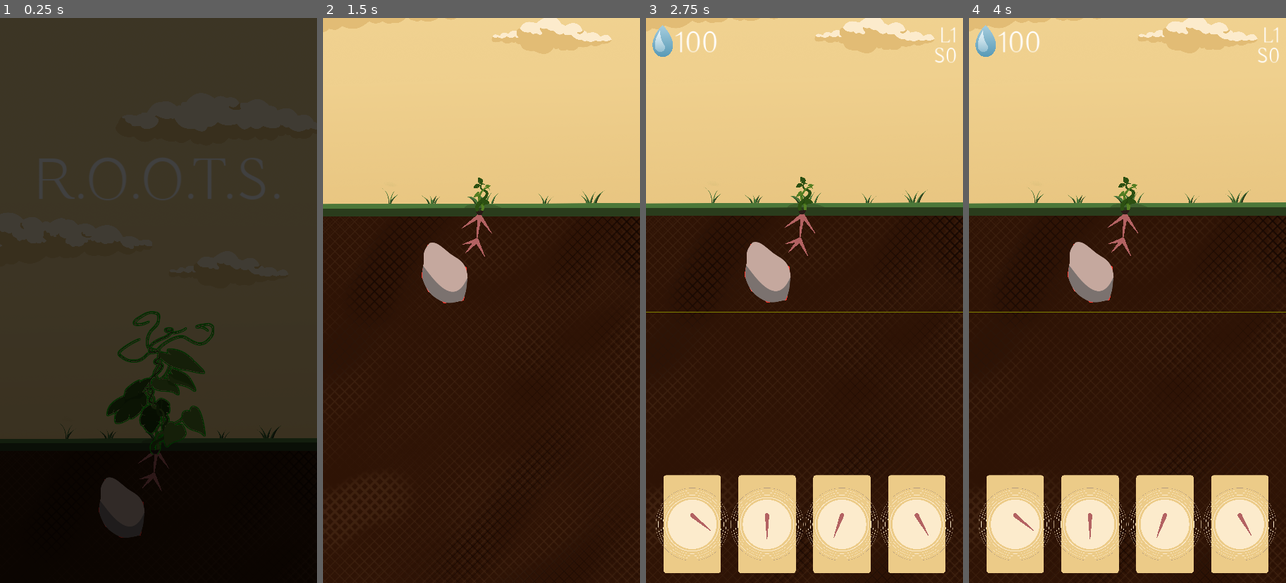
Above: before the commit, frames 1-4 (left to right).
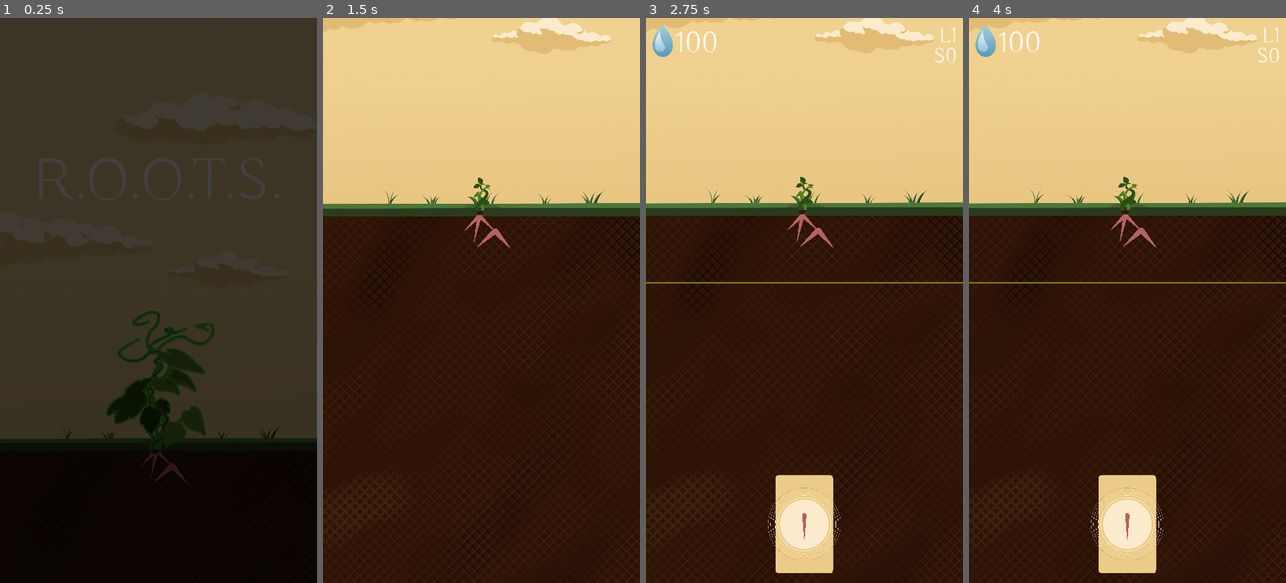
Above: after the commit, the same moments.

Repository: Disablak/ggj23
Game: Godot game, scene res://Main.tscn
The game is run twice, just before and just after one commit, with the same random seed, the same clock (stepped at 60 frames per second) and the same inputs.
Inputs (mouse positions are in pixels of both pictures, inside the frame that each line leads up to):
- Up to frame 1 (0.25 s): no input
- Up to frame 2 (1.5 s): click (478, 379) at 0.5 s; drag from (478, 266) to (513, 176) at 1.27 s
- Up to frame 3 (2.75 s): drag from (801, 221) to (788, 413) at 2.02 s
- Up to frame 4 (4 s): move the mouse to (1124, 221) at 2.77 s; click (1124, 221) at 2.92 s; tap Enter at 3.5 s; drag from (1121, 249) to (1032, 215) at 3.52 s

The runs differ from the first frame. In frame 1, 1.3% of the frame differs, in the area x 31-60%, y 76-92%; in frame 2, 1.4%; in frame 3, 14%, in the area x 0-100%, y 34-99%; in frame 4, 14%.

Commit message:
8 levels

Diff:
--- a/Main.tscn
+++ b/Main.tscn
@@ -7,11 +7,16 @@
 [ext_resource type="PackedScene" uid="uid://cf3judo7gtoat" path="res://levels/Level1.tscn" id="3_5cek2"]
 [ext_resource type="PackedScene" uid="uid://bppntwk0041qs" path="res://levels/Level2.tscn" id="4_10t4c"]
 [ext_resource type="PackedScene" uid="uid://baq6cf3kb3y38" path="res://levels/Level3.tscn" id="5_she3j"]
+[ext_resource type="PackedScene" uid="uid://cmyhlhf3dtbva" path="res://levels/Level4.tscn" id="6_i4mgm"]
+[ext_resource type="PackedScene" uid="uid://c8771sed1gxm8" path="res://levels/Level5.tscn" id="7_yjc6g"]
+[ext_resource type="PackedScene" uid="uid://d0xw281xd003w" path="res://levels/Level6.tscn" id="8_d6v7r"]
+[ext_resource type="PackedScene" uid="uid://hsqh71mwy6rv" path="res://levels/Level7.tscn" id="9_epe01"]
+[ext_resource type="PackedScene" uid="uid://cvt1mvojyppj0" path="res://levels/Level8.tscn" id="10_dm6un"]
 
 [node name="Main" type="Node2D"]
 script = ExtResource("1_t3ajk")
-level_id = 3
-levels = Array[PackedScene]([ExtResource("2_s1o58"), ExtResource("3_5cek2"), ExtResource("4_10t4c"), ExtResource("5_she3j")])
+level_id = 1
+levels = Array[PackedScene]([ExtResource("2_s1o58"), ExtResource("3_5cek2"), ExtResource("4_10t4c"), ExtResource("5_she3j"), ExtResource("6_i4mgm"), ExtResource("7_yjc6g"), ExtResource("8_d6v7r"), ExtResource("9_epe01"), ExtResource("10_dm6un")])
 
 [node name="RootController" parent="." instance=ExtResource("1_s3a7g")]
 
--- a/levels/Level3.tscn
+++ b/levels/Level3.tscn
@@ -5,6 +5,7 @@
 [ext_resource type="PackedScene" uid="uid://bih7q4qe873ha" path="res://scenes/obstacles/obs_rock_mini.tscn" id="3_0edwp"]
 
 [node name="Level" instance=ExtResource("1_gursp")]
+count_variant = 3
 
 [node name="Line2D" parent="Stick" index="3"]
 points = PackedVector2Array(2.08165e-12, 2.08165e-12, 42, 60)
@@ -37,7 +38,7 @@
 points = PackedVector2Array(2.08165e-12, 2.08165e-12, -48, 13)
 
 [node name="Obstacle" parent="." index="11" instance=ExtResource("3_0edwp")]
-position = Vector2(417, 864)
+position = Vector2(393, 910)
 
 [editable path="Stick"]
 [editable path="Stick2"]
--- /dev/null
+++ b/levels/Level4.tscn
@@ -0,0 +1,16 @@
+[gd_scene load_steps=3 format=3 uid="uid://cmyhlhf3dtbva"]
+
+[ext_resource type="PackedScene" uid="uid://dqip1rqf4uu1v" path="res://levels/LevelBase.tscn" id="1_pgu72"]
+[ext_resource type="PackedScene" uid="uid://b3pvxu7rchdmk" path="res://scenes/obstacles/obstacle_scull.tscn" id="2_kwimj"]
+
+[node name="Level" instance=ExtResource("1_pgu72")]
+
+[node name="LowerEdge" parent="." index="3"]
+points = PackedVector2Array(-200, 1100, 1200, 1100)
+
+[node name="Obstacle" parent="." index="8" instance=ExtResource("2_kwimj")]
+position = Vector2(535, 982)
+
+[editable path="Stick"]
+[editable path="Stick2"]
+[editable path="Stick3"]
--- /dev/null
+++ b/levels/Level5.tscn
@@ -0,0 +1,20 @@
+[gd_scene load_steps=4 format=3 uid="uid://c8771sed1gxm8"]
+
+[ext_resource type="PackedScene" uid="uid://dqip1rqf4uu1v" path="res://levels/LevelBase.tscn" id="1_7tuln"]
+[ext_resource type="PackedScene" uid="uid://buvqpsva2ldrj" path="res://scenes/obstacles/obs_rock_mini2.tscn" id="2_8gciu"]
+[ext_resource type="PackedScene" uid="uid://bh8qffo130xtc" path="res://scenes/obstacles/obs_rock_mini3.tscn" id="3_0r48q"]
+
+[node name="Level" instance=ExtResource("1_7tuln")]
+
+[node name="LowerEdge" parent="." index="3"]
+points = PackedVector2Array(-200, 1100, 1200, 1100)
+
+[node name="Obstacle" parent="." index="8" instance=ExtResource("2_8gciu")]
+position = Vector2(649, 965)
+
+[node name="Obstacle2" parent="." index="9" instance=ExtResource("3_0r48q")]
+position = Vector2(452, 948)
+
+[editable path="Stick"]
+[editable path="Stick2"]
+[editable path="Stick3"]
--- /dev/null
+++ b/levels/Level6.tscn
@@ -0,0 +1,20 @@
+[gd_scene load_steps=4 format=3 uid="uid://d0xw281xd003w"]
+
+[ext_resource type="PackedScene" uid="uid://dqip1rqf4uu1v" path="res://levels/LevelBase.tscn" id="1_o8uq1"]
+[ext_resource type="PackedScene" uid="uid://cve7imko07rek" path="res://scenes/obstacles/obs_rock_big2.tscn" id="2_o6y16"]
+[ext_resource type="PackedScene" uid="uid://bih7q4qe873ha" path="res://scenes/obstacles/obs_rock_mini.tscn" id="3_pha5x"]
+
+[node name="Level" instance=ExtResource("1_o8uq1")]
+
+[node name="LowerEdge" parent="." index="3"]
+points = PackedVector2Array(-200, 1200, 1200, 1200)
+
+[node name="Obstacle" parent="." index="8" instance=ExtResource("2_o6y16")]
+position = Vector2(591, 983)
+
+[node name="Obstacle2" parent="." index="9" instance=ExtResource("3_pha5x")]
+position = Vector2(327, 1025)
+
+[editable path="Stick"]
+[editable path="Stick2"]
+[editable path="Stick3"]
--- /dev/null
+++ b/levels/Level7.tscn
@@ -0,0 +1,24 @@
+[gd_scene load_steps=5 format=3 uid="uid://hsqh71mwy6rv"]
+
+[ext_resource type="PackedScene" uid="uid://dqip1rqf4uu1v" path="res://levels/LevelBase.tscn" id="1_185xx"]
+[ext_resource type="PackedScene" uid="uid://ron7fitmbec7" path="res://scenes/obstacles/obs_murashnik.tscn" id="2_pwji0"]
+[ext_resource type="PackedScene" uid="uid://010iiba8ptlk" path="res://scenes/obstacles/obs_rock_mini4.tscn" id="3_h3yet"]
+[ext_resource type="PackedScene" uid="uid://buvqpsva2ldrj" path="res://scenes/obstacles/obs_rock_mini2.tscn" id="4_e3e3g"]
+
+[node name="Level" instance=ExtResource("1_185xx")]
+
+[node name="LowerEdge" parent="." index="3"]
+points = PackedVector2Array(-200, 1300, 1200, 1300)
+
+[node name="Obstacle" parent="." index="8" instance=ExtResource("2_pwji0")]
+position = Vector2(558, 1023)
+
+[node name="Obstacle2" parent="." index="9" instance=ExtResource("3_h3yet")]
+position = Vector2(902, 1132)
+
+[node name="Obstacle3" parent="." index="10" instance=ExtResource("4_e3e3g")]
+position = Vector2(329, 1228)
+
+[editable path="Stick"]
+[editable path="Stick2"]
+[editable path="Stick3"]
--- /dev/null
+++ b/levels/Level8.tscn
@@ -0,0 +1,21 @@
+[gd_scene load_steps=5 format=3 uid="uid://cvt1mvojyppj0"]
+
+[ext_resource type="PackedScene" uid="uid://dqip1rqf4uu1v" path="res://levels/LevelBase.tscn" id="1_svgbs"]
+[ext_resource type="PackedScene" uid="uid://cwqp6c0dgo51s" path="res://scenes/obstacles/obs_rock_big1.tscn" id="2_f3m0k"]
+[ext_resource type="PackedScene" uid="uid://cve7imko07rek" path="res://scenes/obstacles/obs_rock_big2.tscn" id="3_0eovp"]
+[ext_resource type="PackedScene" uid="uid://bh8qffo130xtc" path="res://scenes/obstacles/obs_rock_mini3.tscn" id="4_l8gab"]
+
+[node name="Level" instance=ExtResource("1_svgbs")]
+
+[node name="Obstacle" parent="." index="8" instance=ExtResource("2_f3m0k")]
+position = Vector2(320, 1023)
+
+[node name="Obstacle2" parent="." index="9" instance=ExtResource("3_0eovp")]
+position = Vector2(708, 1110)
+
+[node name="Obstacle3" parent="." index="10" instance=ExtResource("4_l8gab")]
+position = Vector2(449, 1310)
+
+[editable path="Stick"]
+[editable path="Stick2"]
+[editable path="Stick3"]
--- a/scenes/obstacles/obs_rock_mini.tscn
+++ b/scenes/obstacles/obs_rock_mini.tscn
@@ -6,4 +6,5 @@
 position = Vector2(2.08165e-12, 2.08165e-12)
 
 [node name="Line2D" parent="." index="0"]
+visible = false
 points = PackedVector2Array(-48, -98, 67, -16, 59, 90, -3, 98, -55, 60, -77, 10, -56, -95)
--- a/scenes/obstacles/obstacle_scull.tscn
+++ b/scenes/obstacles/obstacle_scull.tscn
@@ -6,8 +6,9 @@
 [node name="Obstacle" instance=ExtResource("1_k0kc3")]
 
 [node name="Line2D" parent="." index="0"]
-points = PackedVector2Array(67, -38, 54, 38, 27, 87, -32, 87, -65, 40, -70, -42, 1, -87, 63, -44)
+points = PackedVector2Array(67, -38, 54, 38, 27, 87, -32, 87, -65, 40, -64, -63, 1, -87, 68, -52, 62, -44, 1, -68, -55, -51, -53, 33, -24, 73, 16, 74, 44, 36, 43, -35)
 
 [node name="Sprite2D" parent="." index="1"]
+rotation = 0.167552
 scale = Vector2(0.3, 0.3)
 texture = ExtResource("2_y6ct4")
--- a/scripts/Globals.gd
+++ b/scripts/Globals.gd
@@ -1,6 +1,7 @@
 class_name Globals
 extends Node
 
+const DEBUG := false
 
 const STICK_SIZE := 80
 const MAX_STICK_SIZE := 80
--- a/scripts/Level.gd
+++ b/scripts/Level.gd
@@ -20,6 +20,7 @@
 	var tween = create_tween().set_loops()
 	tween.tween_property(line_lower_edge, "default_color:a", 1, 3)
 	tween.tween_property(line_lower_edge, "default_color:a", 0, 3)
+
 
 func update_plant_sprite(lower_stick_y: int):
 	var finish_y := line_lower_edge.get_point_position(0).y
--- a/scripts/RootsController.gd
+++ b/scripts/RootsController.gd
@@ -34,6 +34,9 @@
 
 var cur_water: int = 100:
 	set(value):
+		if Global.DEBUG:
+			return
+
 		var prev_value := cur_water
 		cur_water = clampi(value, 0, Global.MAX_WATER)
 		Global.on_updated_water.emit(prev_value, cur_water)
@@ -90,7 +93,7 @@
 
 
 func find_all_obstacles():
-	for child in get_children():
+	for child in level.get_children():
 		if child is Obstacle:
 			obstacles.append(child)
 
Not shown: 1 places in Main.tscn that only renumber resources
